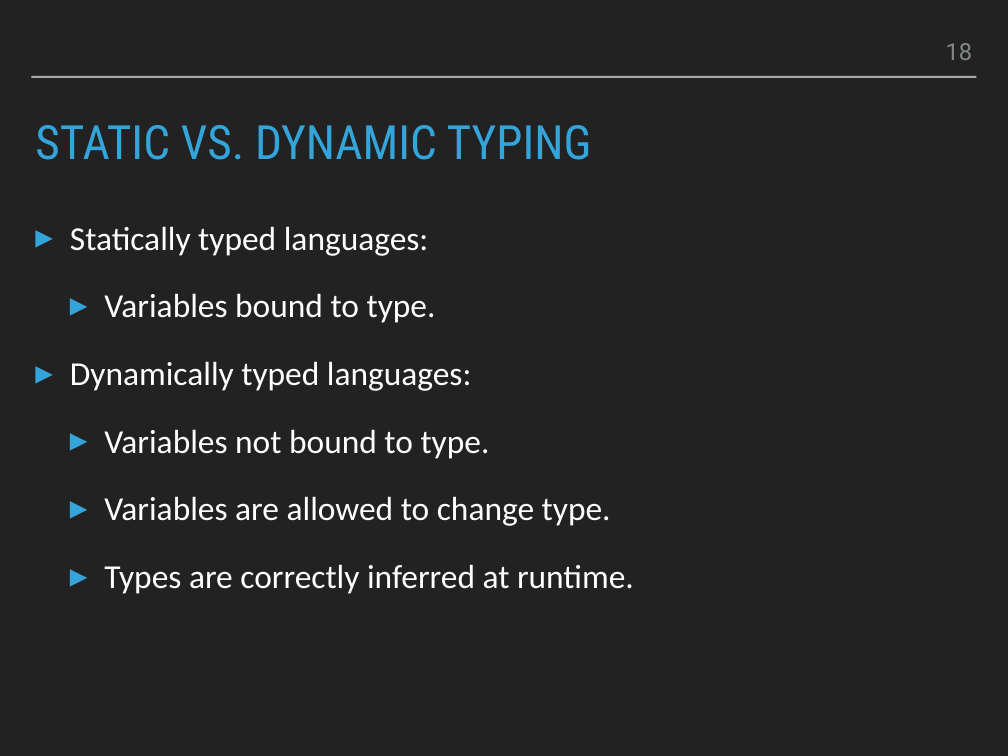
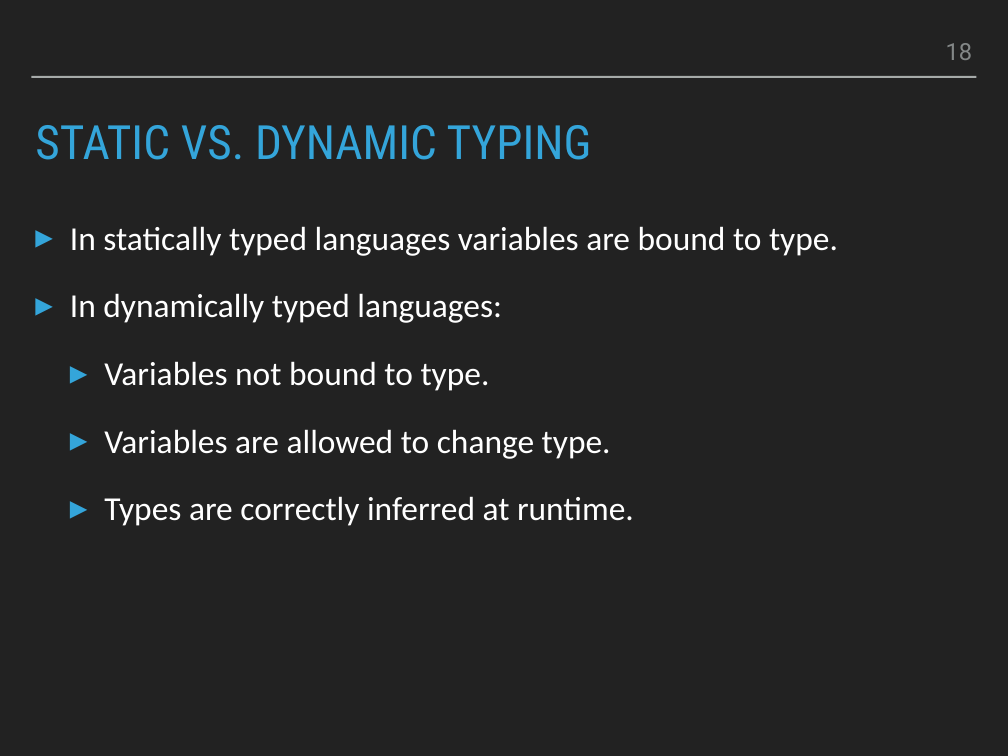
Before and after one commit to smu095/presentations, a slide deck: slide 18 of python101/slides/python101.pptx. Drawn at 1008x756 pixels with LibreOffice and Linux fonts; fonts in the diff are those of the drawing. Boxes give left, top, right and bottom in pixels: in the first picture for what was removed or moved away, otherwise in the second. Text is boxed around its words. In the diff, an @@ line names an element or a change of style, - is before the commit and + after.

```diff
--- a/python101/slides/python101.pptx
+++ b/python101/slides/python101.pptx
@@ text at <box>70,226,838,323</box>: text changed @@
-▸ Statically typed languages:
-  ▸ Variables bound to type.
-▸ Dynamically typed languages:
+▸ In statically typed languages variables are bound to type.
+▸ In dynamically typed languages:
```
Also in this commit, not shown: 7 other slides changed, 2 other files.
